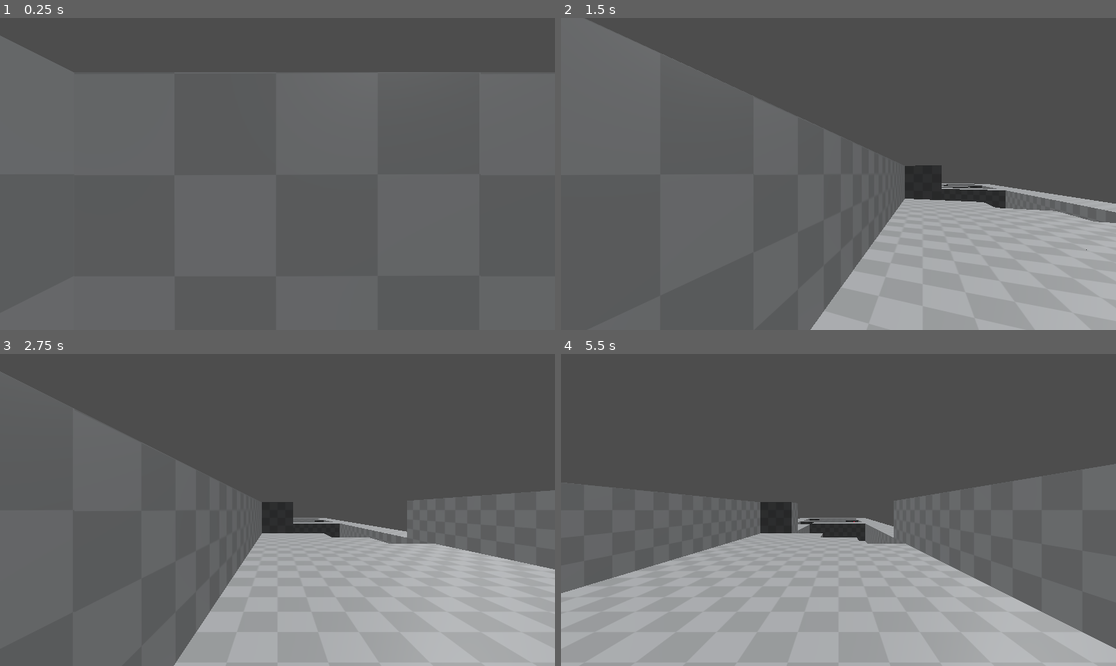
Above: before the commit, frames 1-4 (two rows, left to right).
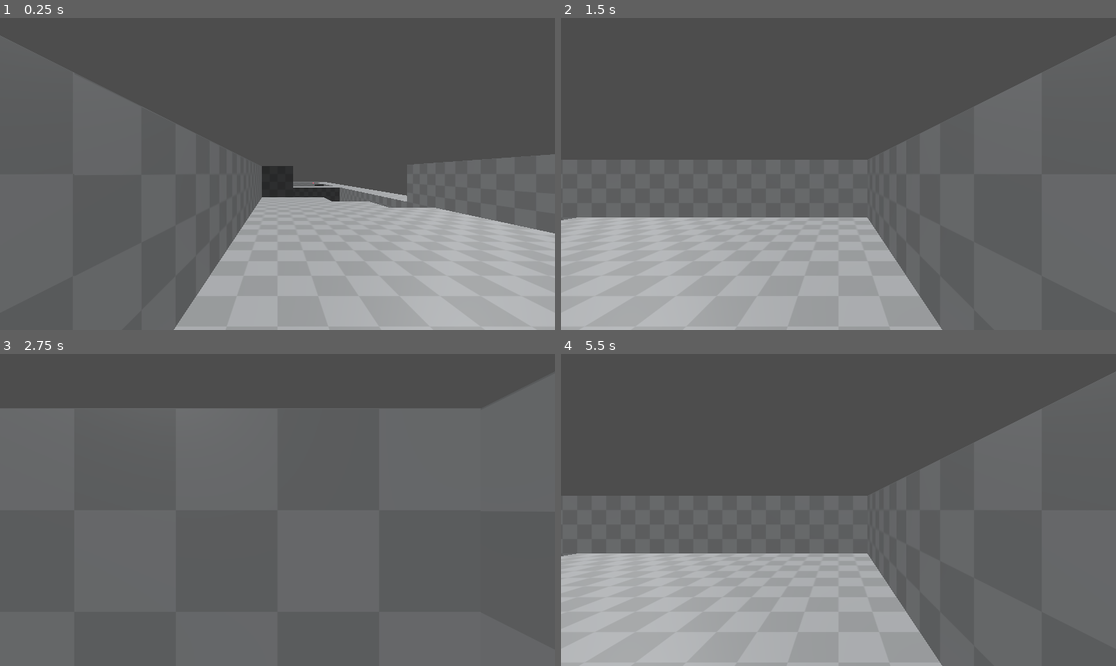
Above: after the commit, the same moments.

Repository: sgc6512/dungeon-crawl-jam
Game: Godot game, scene res://main.tscn
Same seed, same stepped clock (60 frames per second), same inputs: the game is played once before the commit and once after it.
Inputs:
- Up to frame 1 (0.25 s): no input
- Up to frame 2 (1.5 s): tap Enter at 0.5 s; hold E (rotate_right) 0.53-1.28 s; tap Space at 1.25 s; hold S (down) from 1.28 s (still down)
- Up to frame 3 (2.75 s): tap Enter at 2 s; release S (down) at 2.03 s; hold E (rotate_right) from 2.03 s (still down)
- Up to frame 4 (5.5 s): tap Space at 2.75, 5 s; release E (rotate_right) at 2.78 s; hold W (up) 2.78-3.53 s; hold Q (rotate_left) 3.53-5.03 s; tap Enter at 4.25 s; hold S (down) from 5.03 s (still down)

The runs differ from the first frame. In frame 1, 36% of the frame differs, in the area x 14-100%, y 17-100%; in frame 2, 49%, in the area x 0-100%, y 0-100%; in frame 3, 40%; in frame 4, 21%.

Commit message:
slight changes

Diff:
--- a/Elements/Player/player.gd
+++ b/Elements/Player/player.gd
@@ -50,7 +50,7 @@
 
 func _input(event):
 	# Handle rotation
-	if event.is_action_released("rotate_left") or event.is_action_released("rotate_right") and !moving:
+	if (event.is_action_pressed("rotate_left") or event.is_action_pressed("rotate_right")) and !moving:
 		var tween = create_tween()
 		moving = true
 
--- a/enemy.gd
+++ b/enemy.gd
@@ -52,6 +52,7 @@
 					astar.connect_points(point_origin, point_destination)
 
 				# Based on the orientation add a plane as a connection
+				# This has a bug, check for z or x as well respectively
 				match orientation:
 					0, 10: # 0  : Right +X | 10 : Left -X
 						# Add planes to the right and left
@@ -67,7 +68,7 @@
 
 
 # Called every frame. 'delta' is the elapsed time since the previous frame.
-func _process(delta):
+func _process(_delta):
 	pass
 
 
@@ -89,7 +90,7 @@
 	var origin_id = astar.get_closest_point(origin_position)
 	var target_id = astar.get_closest_point(target_position)
 
-	var path = astar.get_point_path(origin_id, target_id).slice(1)
+	var path = astar.get_point_path(origin_id, target_id).slice(1, -1)
 
 	if path.is_empty():
 		return
--- a/main.tscn
+++ b/main.tscn
@@ -16,7 +16,7 @@
 
 [node name="Player" parent="." groups=["player"] instance=ExtResource("1_05e5w")]
 unique_name_in_owner = true
-transform = Transform3D(1, 0, 0, 0, 1, 0, 0, 0, 1, -13, 3, 9)
+transform = Transform3D(-4.37114e-08, 0, -1, 0, 1, 0, 1, 0, -4.37114e-08, -13, 3, 9)
 
 [node name="GridMap" parent="." instance=ExtResource("2_31mlk")]
 unique_name_in_owner = true
Not shown, added: export_presets.cfg
